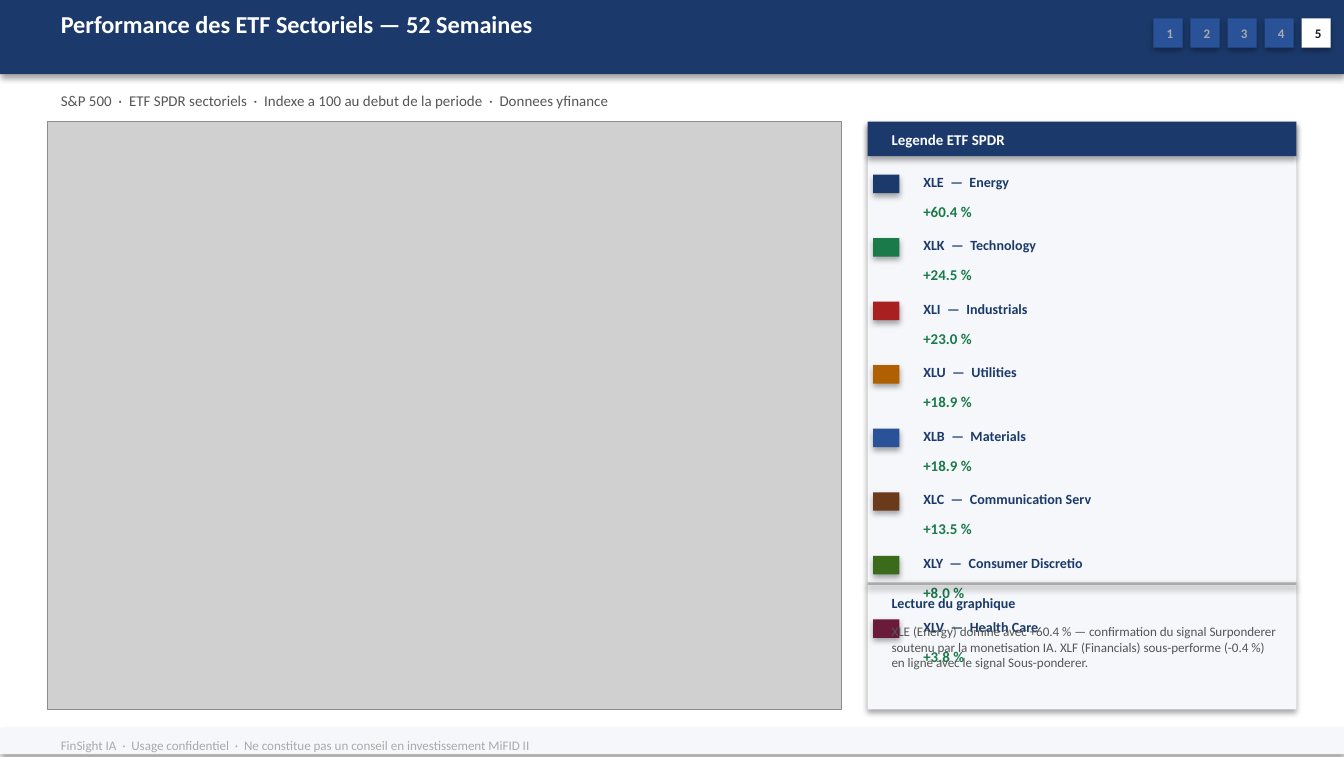
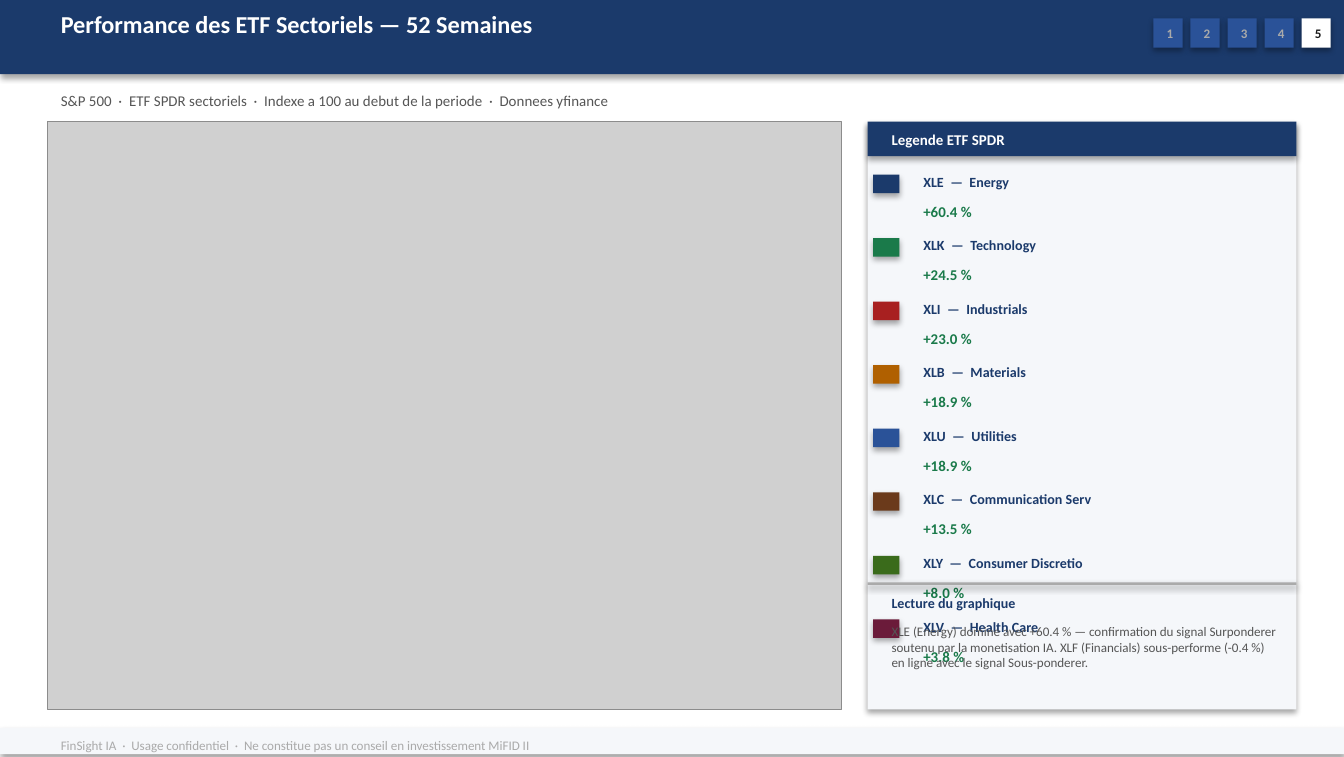
Before and after one commit to baptistejeh07-art/finsight-ia, a slide deck: slide 20 of preview/indice_SP_500/indice_SP_500.pptx. Drawn at 1344x757 pixels with LibreOffice and Linux fonts; fonts in the diff are those of the drawing; grey boxes stand for pictures. Boxes give left, top, right and bottom in pixels: in the first picture for what was removed or moved away, otherwise in the second. Text is boxed around its words. In the diff, an @@ line names an element or a change of style, - is before the commit and + after.

```diff
--- a/preview/indice_SP_500/indice_SP_500.pptx
+++ b/preview/indice_SP_500/indice_SP_500.pptx
@@ text "XLB — Materials": place and size @@
-text "XLB — Materials" at bbox=[923, 431, 1025, 441]
+text "XLB — Materials" at bbox=[923, 367, 1025, 377]
@@ text "XLU — Utilities": place and size @@
-text "XLU — Utilities" at bbox=[923, 367, 1016, 377]
+text "XLU — Utilities" at bbox=[923, 431, 1016, 441]
```
Also in this commit, not shown: 3 other slides changed, 1 other file.
